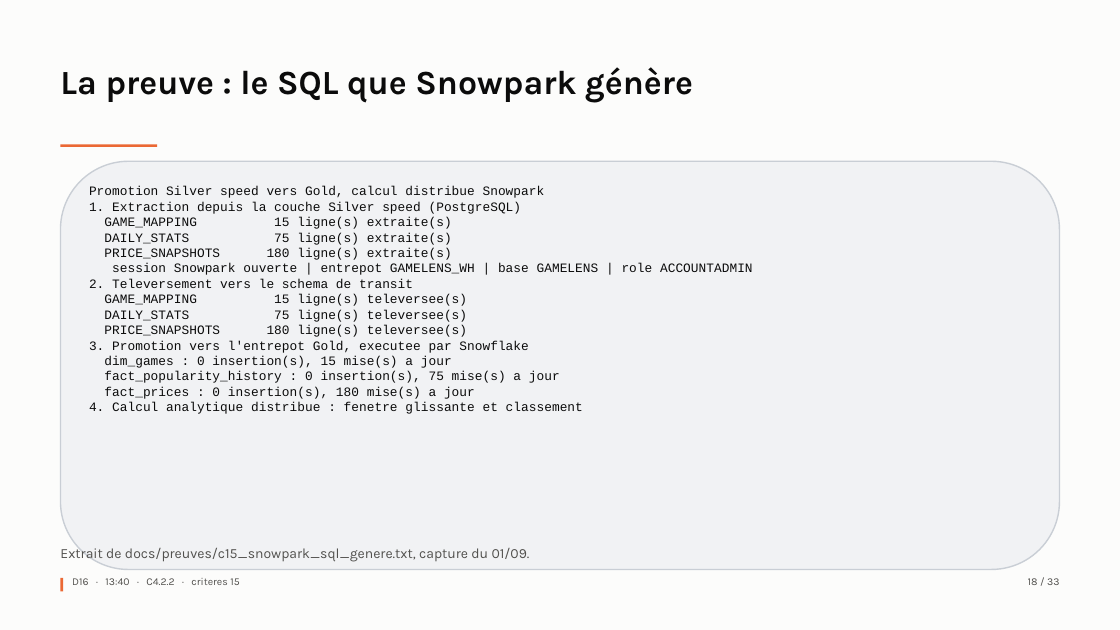
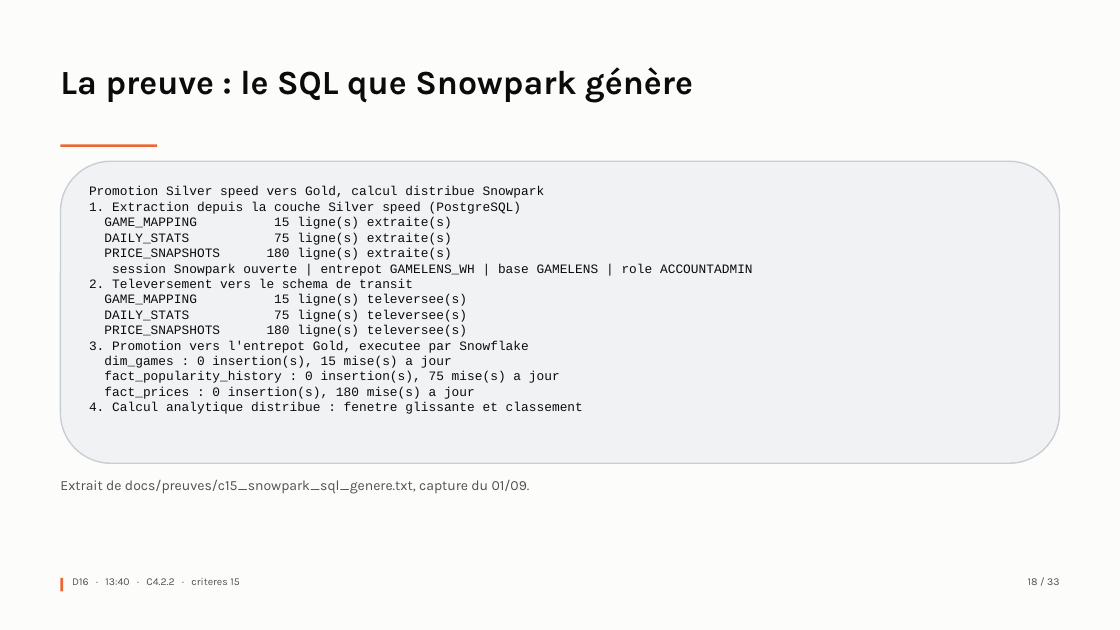
Before and after one commit to Mael8zinsou/gamelens-bloc4_0, a slide deck: slide 18 of docs/support_soutenance.pptx. Drawn at 1120x630 pixels with LibreOffice and Linux fonts; fonts in the diff are those of the drawing. Boxes give left, top, right and bottom in pixels: in the first picture for what was removed or moved away, otherwise in the second. Text is boxed around its words. In the diff, an @@ line names an element or a change of style, - is before the commit and + after.

```diff
--- a/docs/support_soutenance.pptx
+++ b/docs/support_soutenance.pptx
@@ rounded rectangle: place and size @@
-rounded rectangle at <box>60,161,1060,570</box>
+rounded rectangle at <box>60,161,1060,464</box>
@@ text "Extrait de docs/preuves/c15_snowpark_sql_genere.txt, capture ...": place and size @@
-text "Extrait de docs/preuves/c15_snowpark_sql_genere.txt, capture ..." at <box>60,548,530,562</box>
+text "Extrait de docs/preuves/c15_snowpark_sql_genere.txt, capture ..." at <box>60,480,530,494</box>
```
Also in this commit, not shown: 9 other slides changed, 7 other files.
